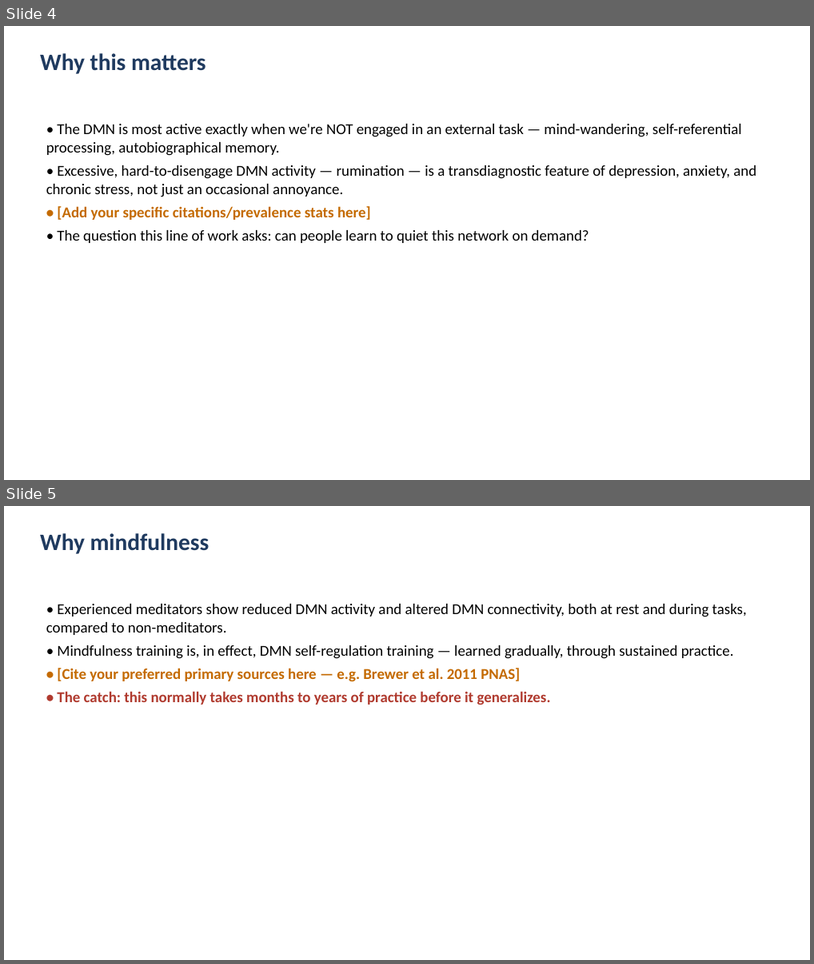
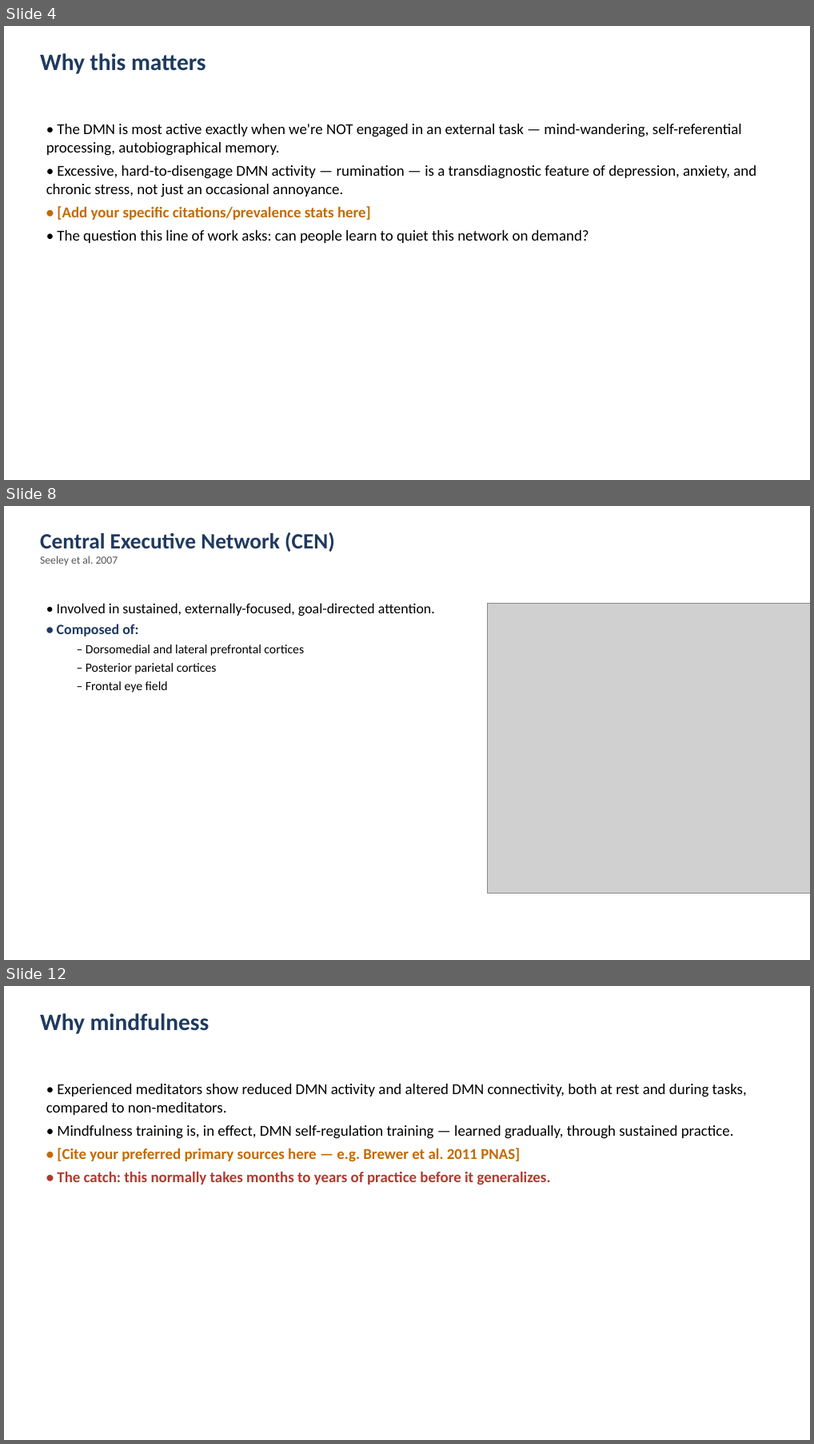
Before and after one commit to cccbauer/dmnelf, a slide deck: analysis/fingerprint/19_fingerprint/efp_meirhasson/Fingerprint_20260902.pptx. Shown one above the other, each under a label of ours: slides 4 and 5 before the commit, slides 4, 8 and 12 after it; the slides between them are not shown. The pictures are 814x964 and 814x1444 pixels, drawn with LibreOffice and Linux fonts; fonts in the diff are those of the drawing; grey boxes stand for pictures. Boxes give left, top, right and bottom in pixels: in the first picture for what was removed or moved away, otherwise in the second. Text is boxed around its words. In the diff, an @@ line names an element or a change of style, - is before the commit and + after.

```diff
--- a/analysis/fingerprint/19_fingerprint/efp_meirhasson/Fingerprint_20260902.pptx
+++ b/analysis/fingerprint/19_fingerprint/efp_meirhasson/Fingerprint_20260902.pptx
@@ slide 8 added at <box>4,506,810,960</box>, background #FFFFFF @@
@@ text added at <box>40,532,335,565</box>, 26 pt, text #1F3A5F, bold @@
+Central Executive Network (CEN)
+Seeley et al. 2007
@@ text added at <box>57,603,435,692</box>, 15 pt, text #000000 @@
+• Involved in sustained, externally-focused, goal-directed attention.
+• Composed of:
+  – Dorsomedial and lateral prefrontal cortices
+  – Posterior parietal cortices
+  – Frontal eye field
@@ picture added at <box>488,603,810,893</box> @@
@@ what was slide 5 is now slide 12 @@
```
Also in this commit, not shown: 6 other slides added.
